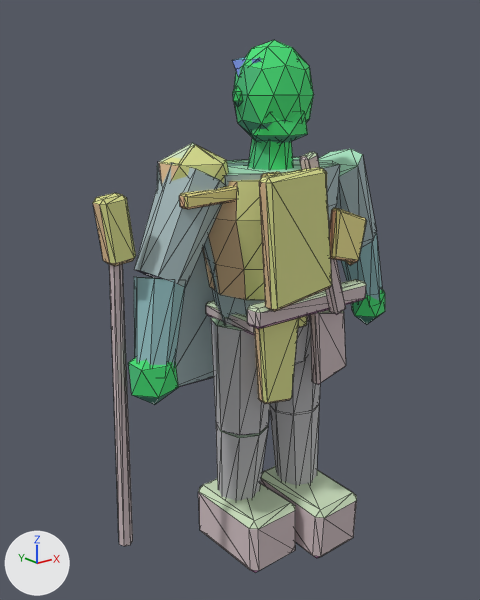
The glTF model assets/exports/npc/npc_raider_contact_r_v01.glb, before and after one commit.
One viewpoint serves both versions: a 50 mm camera at (-1.68, -1.91, 1.85) aimed at (-0.11, 0.04, 1.07). The lights are fixed; the arrows at lower left show +X, +Y and +Z. The picture after the commit comes second. Mesh edges are drawn as thin lines. Vertices at exactly the same position are counted once.

The scene before the commit, as lines of its bpy script (objects in view):
```python
me_geo_npc_raider_contact_r_v01 = bpy.data.meshes.new('GEO_npc_raider_contact_r_v01')
me_geo_npc_raider_contact_r_v01.from_pydata(...)  # 808 vertices, 1452 faces; spans x -0.73..0.68, y -0.34..0.26, z -0.01..2.03
me_geo_npc_raider_contact_r_v01.materials.append(mat_mat_npc_indexed)
ob_geo_npc_raider_contact_r_v01 = bpy.data.objects.new('GEO_npc_raider_contact_r_v01', me_geo_npc_raider_contact_r_v01)
ob_geo_npc_raider_contact_r_v01.location = (0.0, 0.0, 0.0)
```
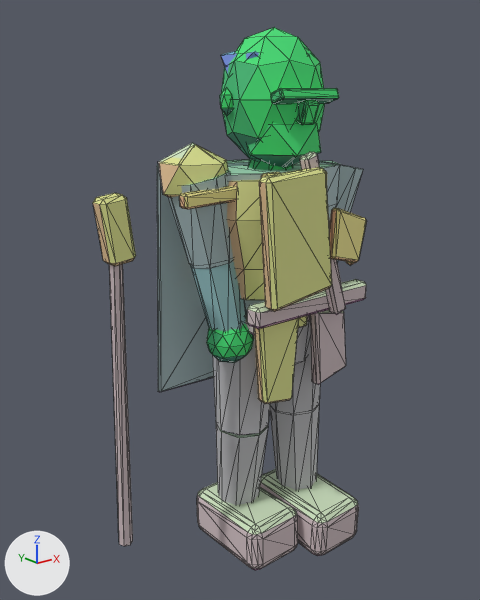
Location of each change, (x1, y1, x2, y2) in pixels of the pictures (480 x 600 px; the box of a moved part takes in the faces that stretch with it):
'GEO_npc_raider_contact_r_v01', reshaped (6% narrower): before (93, 40, 385, 573); after (93, 27, 366, 570)
part 1 of me_geo_npc_raider_contact_r_v01, moved or reshaped: before (134, 277, 185, 366); after (190, 261, 246, 332)
part 2 of me_geo_npc_raider_contact_r_v01, added (green): after (207, 324, 253, 363)
part 3 of me_geo_npc_raider_contact_r_v01, moved or reshaped (not visible afterwards): before (341, 233, 382, 300)
part 4 of me_geo_npc_raider_contact_r_v01, added (green): after (221, 27, 325, 161)
part 5 of me_geo_npc_raider_contact_r_v01, added (green): after (247, 122, 321, 168)
part 6 of me_geo_npc_raider_contact_r_v01, added: after (220, 88, 233, 116)
part 7 of me_geo_npc_raider_contact_r_v01, added: after (221, 51, 259, 74)
part 8 of me_geo_npc_raider_contact_r_v01, rebuilt (7% shorter): before (198, 478, 295, 573); after (197, 482, 298, 570)
part 9 of me_geo_npc_raider_contact_r_v01, rebuilt: before (260, 466, 357, 558); after (260, 469, 359, 556)
part 10 of me_geo_npc_raider_contact_r_v01, rebuilt: before (318, 149, 376, 248); after (319, 161, 363, 212)
part 11 of me_geo_npc_raider_contact_r_v01, rebuilt: before (134, 163, 225, 287); after (168, 170, 233, 269)
part 12 of me_geo_npc_raider_contact_r_v01, added (green): after (271, 88, 339, 104)
part 13 of me_geo_npc_raider_contact_r_v01, added (green): after (297, 100, 319, 125)
part 14 of me_geo_npc_raider_contact_r_v01, deleted: before (128, 57, 385, 405)
part 15 of me_geo_npc_raider_contact_r_v01, built on (mostly hidden afterwards): before (233, 40, 314, 170); after (248, 159, 293, 170)

Patch to the scene script:
```diff
--- a/assets/exports/npc/npc_raider_contact_r_v01.glb.py
+++ b/assets/exports/npc/npc_raider_contact_r_v01.glb.py
@@ me_geo_npc_raider_contact_r_v01 @@
 # used by ob_geo_npc_raider_contact_r_v01; location = (0.0, 0.0, 0.0)
-me_geo_npc_raider_contact_r_v01.from_pydata(...)  # 808 vertices, 1452 faces; spans x -0.73..0.68, y -0.34..0.26, z -0.01..2.03
+me_geo_npc_raider_contact_r_v01.from_pydata(...)  # 1136 vertices, 2096 faces; spans x -0.73..0.46, y -0.34..0.26, z 0.0..2.07
+# me_geo_npc_raider_contact_r_v01 part 1: the loose piece of 16 vertices spanning x -0.65..-0.43, y -0.14..0.07, z 0.9..1.26 is turned -19.5 degrees about the y axis through its middle and scaled by 0.936, then moved by (0.29, 0.01, 0.04)
+# me_geo_npc_raider_contact_r_v01 part 2: a new loose piece, an icosphere of 80 faces spanning x -0.34..-0.16, y -0.15..0.02, z 0.88..1.06, in mat_mat_npc_indexed
+# me_geo_npc_raider_contact_r_v01 part 3: the loose piece of 16 vertices spanning x 0.43..0.65, y -0.08..0.1, z 0.92..1.26 is multiplied about its middle by the matrix ((0.87, 0.003, 0.331), (0.006, 0.931, -0.024), (-0.331, 0.024, 0.87)), then moved by (-0.29, 0.0, 0.04)
+# me_geo_npc_raider_contact_r_v01 part 4: a new loose piece, an icosphere of 80 faces spanning x -0.2..0.2, y -0.19..0.17, z 1.58..2.07, in mat_mat_npc_indexed
+# me_geo_npc_raider_contact_r_v01 part 5: a new loose piece, an icosphere of 20 faces spanning x -0.15..0.15, y -0.19..0.08, z 1.57..1.81, in mat_mat_npc_indexed
+# me_geo_npc_raider_contact_r_v01 part 6: a new loose piece, an icosphere of 20 faces spanning x -0.235..-0.182, y -0.025..0.017, z 1.769..1.866, in mat_mat_npc_indexed
+# me_geo_npc_raider_contact_r_v01 part 7: a new loose piece, an icosphere of 20 faces spanning x -0.18..0.18, y -0.13..0.16, z 1.85..2.02, in mat_mat_npc_indexed
+# me_geo_npc_raider_contact_r_v01 part 8: the loose piece of 24 vertices spanning x -0.26..-0.01, y -0.23..0.18, z -0.01..0.24 is rebuilt with 96 vertices and now spans x -0.26..0.0, y -0.24..0.19, z 0.0..0.22
+# me_geo_npc_raider_contact_r_v01 part 9: the loose piece of 24 vertices spanning x 0.01..0.26, y -0.32..0.09, z -0.01..0.24 is rebuilt with 96 vertices and now spans x 0.0..0.26, y -0.33..0.1, z 0.0..0.22
+# me_geo_npc_raider_contact_r_v01 part 10: the loose piece of 16 vertices spanning x 0.24..0.6, y -0.12..0.12, z 1.2..1.63 is rebuilt with 16 vertices and now spans x 0.19..0.46, y -0.12..0.12, z 1.25..1.59
+# me_geo_npc_raider_contact_r_v01 part 11: the loose piece of 16 vertices spanning x -0.6..-0.24, y -0.12..0.12, z 1.2..1.63 is rebuilt with 16 vertices and now spans x -0.46..-0.19, y -0.12..0.12, z 1.25..1.59
+# me_geo_npc_raider_contact_r_v01 part 12: a new loose piece of 56 vertices spanning x -0.14..0.14, y -0.21..-0.15, z 1.81..1.86, in mat_mat_npc_indexed
+# me_geo_npc_raider_contact_r_v01 part 13: a new loose piece of 56 vertices spanning x -0.03..0.03, y -0.22..-0.15, z 1.74..1.83, in mat_mat_npc_indexed
+# me_geo_npc_raider_contact_r_v01 part 14: 6 loose pieces with 72 vertices, spanning x -0.68..0.68, y -0.15..0.13, z 0.81..1.99, are deleted
+# me_geo_npc_raider_contact_r_v01 part 15: 8 vertices moved from x -0.07..0.07, y -0.07..0.07, z 1.7 to x -0.07..0.07, y -0.07..0.07, z 1.66; 42 vertices removed from x -0.15..0.15, y -0.15..0.13, z 1.65..2.03
+# other edits to the shape of me_geo_npc_raider_contact_r_v01 do not show in these pictures
 me_geo_npc_raider_contact_r_v01.materials.append(mat_mat_npc_indexed)
```
